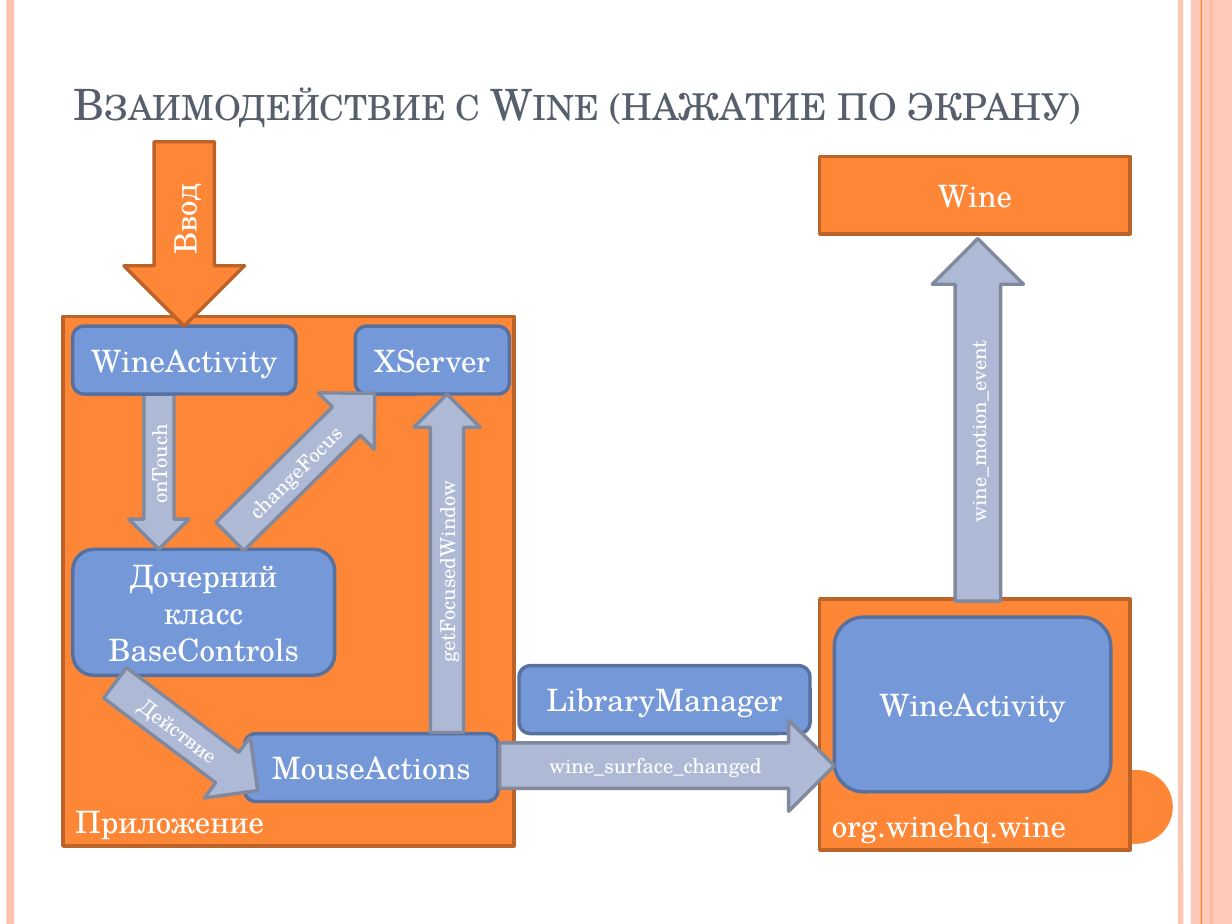
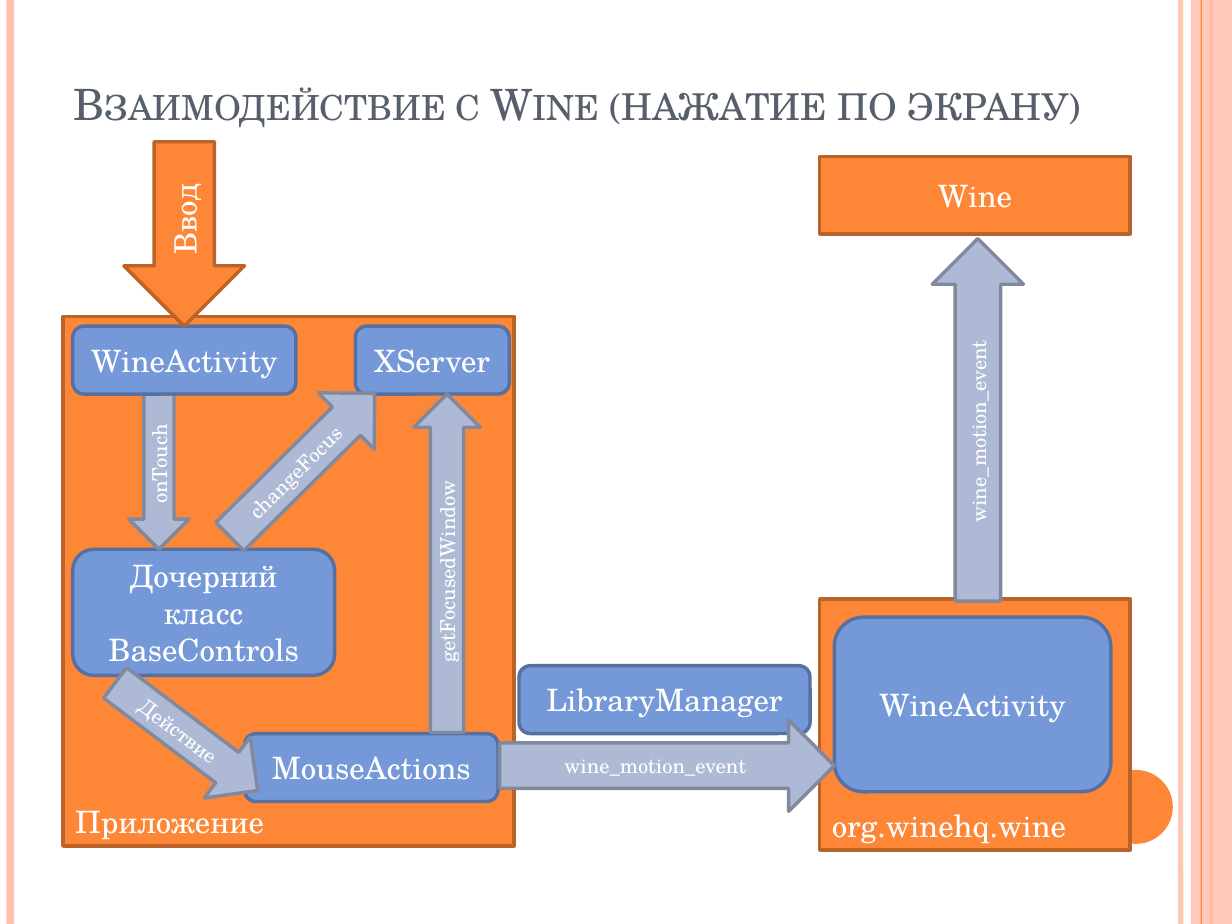
Before and after one commit to 1vanyk1/Awimul, a slide deck: slide 6 of Awimul.pptx. Drawn at 1232x924 pixels with LibreOffice and Linux fonts; fonts in the diff are those of the drawing. Boxes give left, top, right and bottom in pixels: in the first picture for what was removed or moved away, otherwise in the second. Text is boxed around its words. In the diff, an @@ line names an element or a change of style, - is before the commit and + after.

Commit message:
Version Alpha 0.3.4.2: 1. Some fixes.

```diff
--- a/Awimul.pptx
+++ b/Awimul.pptx
@@ text in right arrow at box(564, 760, 746, 776): text changed @@
-wine_surface_changed
+wine_motion_event
```
